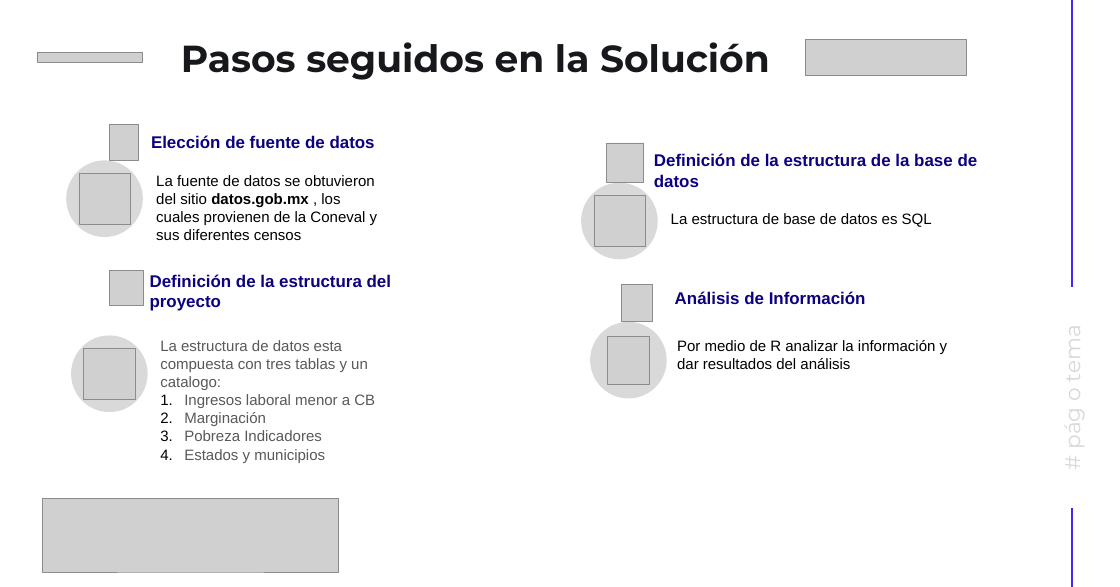
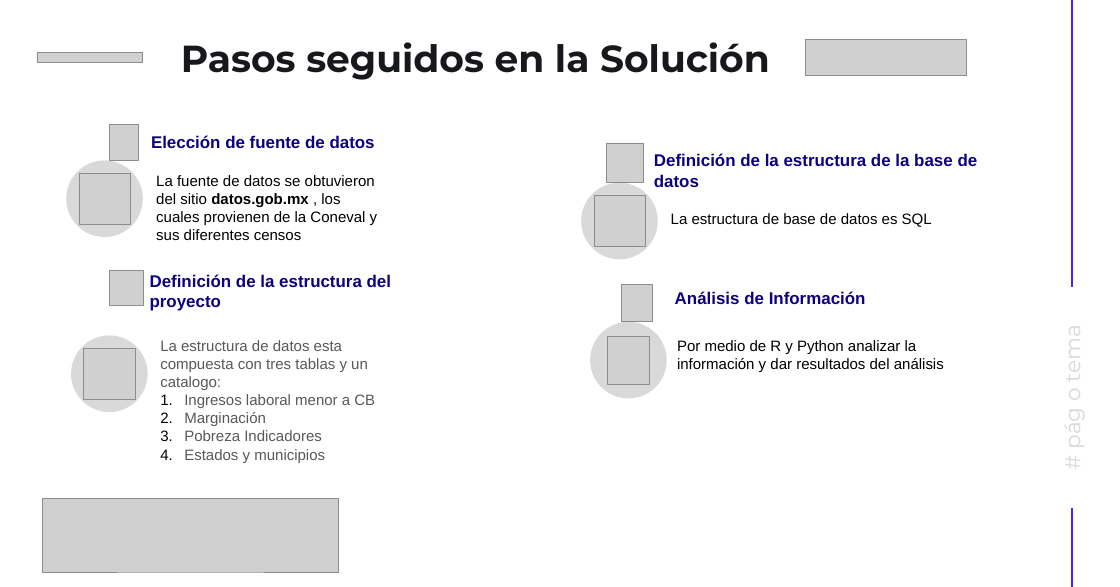
Before and after one commit to Gaby17mx/Proyecto_Bedu_DA, a slide deck: slide 8 of Gabriela_Rodriguez_Ruiz.pptx (slide 9 before the commit). Drawn at 1120x587 pixels with LibreOffice and Linux fonts; fonts in the diff are those of the drawing; grey boxes stand for pictures. Boxes give left, top, right and bottom in pixels: in the first picture for what was removed or moved away, otherwise in the second. Text is boxed around its words. In the diff, an @@ line names an element or a change of style, - is before the commit and + after.

Commit message:
Presentación Final

```diff
--- a/Gabriela_Rodriguez_Ruiz.pptx
+++ b/Gabriela_Rodriguez_Ruiz.pptx
@@ text at <box>677,340,944,372</box>: text changed @@
-Por medio de R analizar la información y dar resultados del análisis
+Por medio de R y Python analizar la información y dar resultados del análisis
```
Also in this commit, not shown: 5 other slides changed, 1 slide removed.
